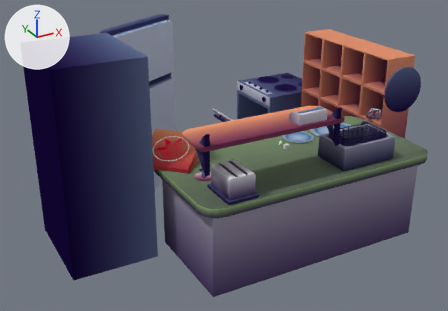
Before and after pictures for a commit that changed the Blender file assets/environment/MiscLevelAssets.blend.
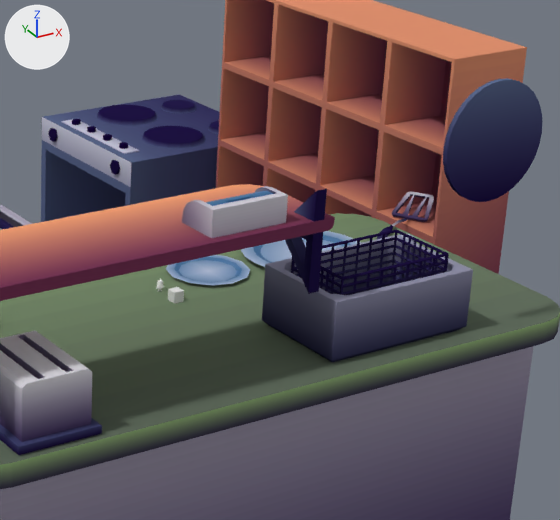
Each version appears first whole from a 50 mm camera at (-156.9, -229.0, 115.4) aimed at (-15.3, 28.4, -13.3), and next in a close-up on the part from 49% to 95% of the width and 12% to 74% of the height. Lighting does not change. The marker at upper left points along +X, +Y and +Z.

In view in the first close-up: 'Breadbin', 'Clock', 'CounterTop', 'Cube Shelves', 'Fryer', 'Oven', 'Plate.Big', 'Plate.Small', 'Shelf', 'Spatula', 'Toaster'.
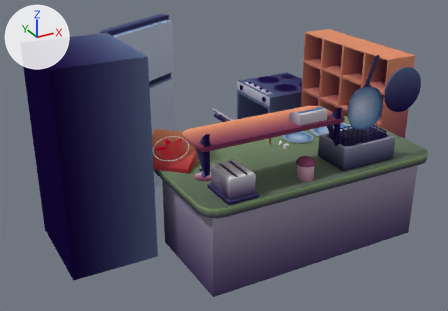
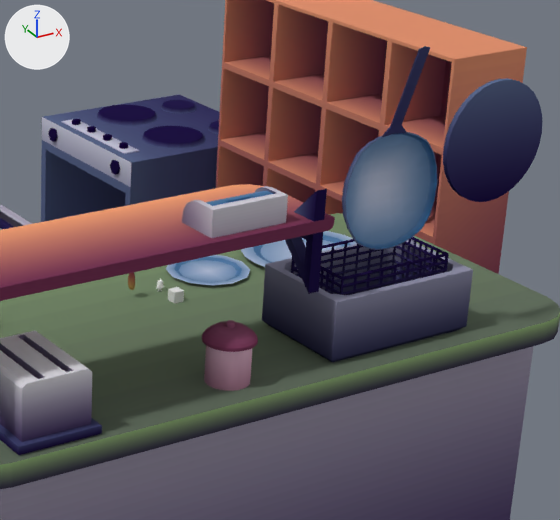
Pixel boxes [x1, y1, x2, y2] of what changed, in the close-ups (560 x 520 px):
```json
{"object": "Frying Pan", "change": "added", "after": [342, 46, 438, 250]}
{"object": "Sugar Pot", "change": "added", "after": [202, 320, 258, 391]}
{"object": "Seed", "change": "added", "after": [128, 272, 135, 290]}
```

Edits to the scene script, one JSON object a line:
```json
{"op": "add", "block": "me_cube_015", "code": ["me_cube_015 = bpy.data.meshes.new('Cube.015')", "me_cube_015.from_pydata(...)  # 74 vertices, 72 faces; spans x -0.46..0.46, y -0.92..0.92, z -1.74..2.08", "me_cube_015.materials.append(mat_material_005)"]}
{"op": "add", "block": "me_cube_002", "code": ["me_cube_002 = bpy.data.meshes.new('Cube.002')", "me_cube_002.from_pydata(...)  # 222 vertices, 228 faces; spans x -9.5..9.5, y -23.8..9.6, z 0.0..8.3", "me_cube_002.materials.append(mat_material_005)"]}
{"op": "add", "block": "me_circle", "code": ["me_circle = bpy.data.meshes.new('Circle')", "me_circle.from_pydata(...)  # 510 vertices, 496 faces; spans x -4.32..4.31, y -4.32..4.32, z 0.0..10.13", "me_circle.materials.append(mat_material_005)"]}
{"op": "add", "block": "ob_seed", "code": ["ob_seed = bpy.data.objects.new('Seed', me_cube_015)", "ob_seed.location = (-6.0, 0.0, 3.2)"]}
{"op": "add", "block": "ob_frying_pan", "code": ["ob_frying_pan = bpy.data.objects.new('Frying Pan', me_cube_002)", "ob_frying_pan.location = (18.8, -32.6, 26.2)", "ob_frying_pan.rotation_euler = (-1.507, -0.00518, 3.135)  # degrees (-86, -0.3, 180)"]}
{"op": "add", "block": "ob_sugar_pot", "code": ["ob_sugar_pot = bpy.data.objects.new('Sugar Pot', me_circle)", "ob_sugar_pot.location = (-11.0, -35.7, 0.0)"]}
```
